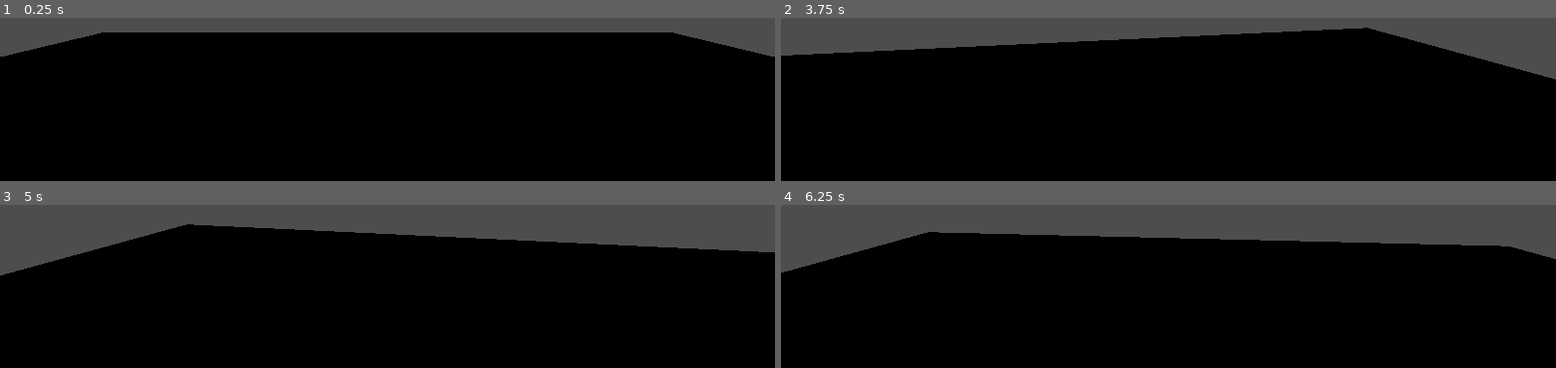
Above: before the commit, frames 1-4 (two rows, left to right).
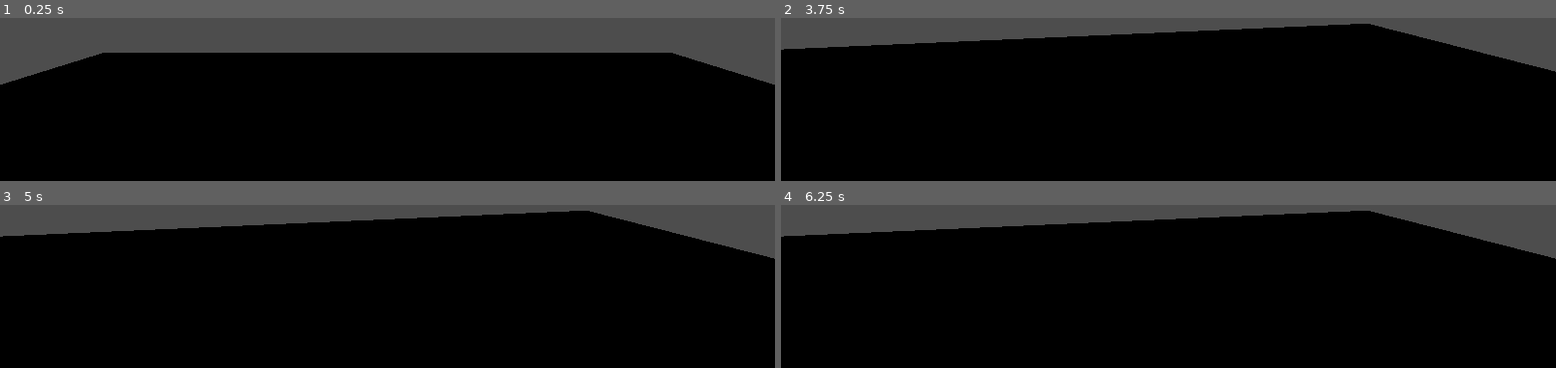
Above: after the commit, the same moments.

Repository: afanmubashir22/what-is-behind-
Game: Godot game, scene res://main_world.tscn
The game is run twice, just before and just after one commit, with the same random seed, the same clock (stepped at 60 frames per second) and the same inputs.
Inputs (mouse positions are in pixels of both pictures, inside the frame that each line leads up to):
- Up to frame 1 (0.25 s): no input
- Up to frame 2 (3.75 s): tap Enter at 0.5, 2, 3.5 s; move the mouse to (outside the picture) at 0.52 s; hold Up (ui_up) from 0.53 s (still down); tap Alt at 0.6, 2.1, 3.6 s; tap Space at 1.25, 2.75 s; move the mouse to (outside the picture) at 1.27 s; tap Shift at 1.35, 2.85 s; move the mouse to (outside the picture) at 2.02 s; move the mouse to (outside the picture) at 2.77 s; move the mouse to (outside the picture) at 3.52 s
- Up to frame 3 (5 s): keep holding Up (ui_up); tap Escape (ui_cancel) at 4.15 s; tap Space at 4.25 s; move the mouse to (outside the picture) at 4.27 s; tap Shift at 4.35 s
- Up to frame 4 (6.25 s): move the mouse to (outside the picture) at 5.02 s; tap Alt at 5.1 s; move the mouse to (outside the picture) at 5.77 s; release Up (ui_up) at 5.78 s; hold Right (ui_right) from 5.78 s (still down); tap Shift at 5.85 s

The runs differ from the first frame. In frame 1, 13% of the frame differs, in the area x 0-100%, y 8-41%; in frame 2, 3.4%; in frame 3, 9.6%; in frame 4, 10%.

Commit message:
i pushed esc to unlock the cursori pushed esc to unlock the cursor
i pushed esc to unlock the cursor

Diff:
--- a/main_world.tscn
+++ b/main_world.tscn
@@ -9,4 +9,4 @@
 size = Vector3(20, 1, 20)
 
 [node name="Player" parent="CSGBox3D" unique_id=657102275 instance=ExtResource("1_itk02")]
-transform = Transform3D(1, 0, 0, 0, 1, 0, 0, 0, 1, 0, 1.1058767, 0)
+transform = Transform3D(1, 0, 0, 0, 1, 0, 0, 0, 1, 0, 2.151625, 0)
--- a/player.gd
+++ b/player.gd
@@ -16,7 +16,7 @@
 	if event.is_action_pressed("ui_cancel"):
 		if Input.get_mouse_mode() == Input.MOUSE_MODE_CAPTURED:
 			Input.set_mouse_mode(Input.MOUSE_MODE_VISIBLE)
-
+		else:
 			Input.set_mouse_mode(Input.MOUSE_MODE_CAPTURED)
 
 	if event is InputEventMouseMotion and Input.get_mouse_mode() == Input.MOUSE_MODE_CAPTURED:
@@ -32,7 +32,11 @@
 						var direction := (transform.basis * Vector3(input_dir.x, 0, input_dir.y)).normalized()
 
 						if direction:
+							print("Moving direction: ", direction) # <--- ADD THIS LINE TO TEST
 							velocity.x = move_toward(velocity.x, 0, SPEED)
 							velocity.z = move_toward(velocity.z, 0,SPEED)
+						else:
+							velocity.x = move_toward(velocity.x, 0, SPEED)
+							velocity.z = move_toward(velocity.z, 0, SPEED)
 
 							move_and_slide()
--- a/player.tscn
+++ b/player.tscn
@@ -8,6 +8,7 @@
 script = ExtResource("1_4flbx")
 
 [node name="CollisionShape3D" type="CollisionShape3D" parent="." unique_id=1983526975]
+transform = Transform3D(1, 0, 0, 0, 1, 0, 0, 0, 1, 0, 0.1879592, 0)
 shape = SubResource("CapsuleShape3D_sh265")
 
 [node name="Head" type="Node3D" parent="." unique_id=443825936]
--- a/project.godot
+++ b/project.godot
@@ -23,6 +23,41 @@
 
 enabled=PackedStringArray("res://addons/godot_super-wakatime/plugin.cfg")
 
+[input]
+
+ui_left={
+"deadzone": 0.5,
+"events": [Object(InputEventKey,"resource_local_to_scene":false,"resource_name":"","device":0,"window_id":0,"alt_pressed":false,"shift_pressed":false,"ctrl_pressed":false,"meta_pressed":false,"pressed":false,"keycode":4194319,"physical_keycode":0,"key_label":0,"unicode":0,"location":0,"echo":false,"script":null)
+, Object(InputEventJoypadButton,"resource_local_to_scene":false,"resource_name":"","device":-1,"button_index":13,"pressure":0.0,"pressed":false,"script":null)
+, Object(InputEventJoypadMotion,"resource_local_to_scene":false,"resource_name":"","device":-1,"axis":0,"axis_value":-1.0,"script":null)
+, Object(InputEventKey,"resource_local_to_scene":false,"resource_name":"","device":-1,"window_id":0,"alt_pressed":false,"shift_pressed":false,"ctrl_pressed":false,"meta_pressed":false,"pressed":false,"keycode":0,"physical_keycode":65,"key_label":0,"unicode":97,"location":0,"echo":false,"script":null)
+]
+}
+ui_right={
+"deadzone": 0.5,
+"events": [Object(InputEventKey,"resource_local_to_scene":false,"resource_name":"","device":0,"window_id":0,"alt_pressed":false,"shift_pressed":false,"ctrl_pressed":false,"meta_pressed":false,"pressed":false,"keycode":4194321,"physical_keycode":0,"key_label":0,"unicode":0,"location":0,"echo":false,"script":null)
+, Object(InputEventJoypadButton,"resource_local_to_scene":false,"resource_name":"","device":-1,"button_index":14,"pressure":0.0,"pressed":false,"script":null)
+, Object(InputEventJoypadMotion,"resource_local_to_scene":false,"resource_name":"","device":-1,"axis":0,"axis_value":1.0,"script":null)
+, Object(InputEventKey,"resource_local_to_scene":false,"resource_name":"","device":-1,"window_id":0,"alt_pressed":false,"shift_pressed":false,"ctrl_pressed":false,"meta_pressed":false,"pressed":false,"keycode":0,"physical_keycode":68,"key_label":0,"unicode":100,"location":0,"echo":false,"script":null)
+]
+}
+ui_up={
+"deadzone": 0.5,
+"events": [Object(InputEventKey,"resource_local_to_scene":false,"resource_name":"","device":0,"window_id":0,"alt_pressed":false,"shift_pressed":false,"ctrl_pressed":false,"meta_pressed":false,"pressed":false,"keycode":4194320,"physical_keycode":0,"key_label":0,"unicode":0,"location":0,"echo":false,"script":null)
+, Object(InputEventJoypadButton,"resource_local_to_scene":false,"resource_name":"","device":-1,"button_index":11,"pressure":0.0,"pressed":false,"script":null)
+, Object(InputEventJoypadMotion,"resource_local_to_scene":false,"resource_name":"","device":-1,"axis":1,"axis_value":-1.0,"script":null)
+, Object(InputEventKey,"resource_local_to_scene":false,"resource_name":"","device":-1,"window_id":0,"alt_pressed":false,"shift_pressed":false,"ctrl_pressed":false,"meta_pressed":false,"pressed":false,"keycode":0,"physical_keycode":87,"key_label":0,"unicode":119,"location":0,"echo":false,"script":null)
+]
+}
+ui_down={
+"deadzone": 0.5,
+"events": [Object(InputEventKey,"resource_local_to_scene":false,"resource_name":"","device":0,"window_id":0,"alt_pressed":false,"shift_pressed":false,"ctrl_pressed":false,"meta_pressed":false,"pressed":false,"keycode":4194322,"physical_keycode":0,"key_label":0,"unicode":0,"location":0,"echo":false,"script":null)
+, Object(InputEventJoypadButton,"resource_local_to_scene":false,"resource_name":"","device":-1,"button_index":12,"pressure":0.0,"pressed":false,"script":null)
+, Object(InputEventJoypadMotion,"resource_local_to_scene":false,"resource_name":"","device":-1,"axis":1,"axis_value":1.0,"script":null)
+, Object(InputEventKey,"resource_local_to_scene":false,"resource_name":"","device":-1,"window_id":0,"alt_pressed":false,"shift_pressed":false,"ctrl_pressed":false,"meta_pressed":false,"pressed":false,"keycode":0,"physical_keycode":83,"key_label":0,"unicode":115,"location":0,"echo":false,"script":null)
+]
+}
+
 [physics]
 
 3d/physics_engine="Jolt Physics"
